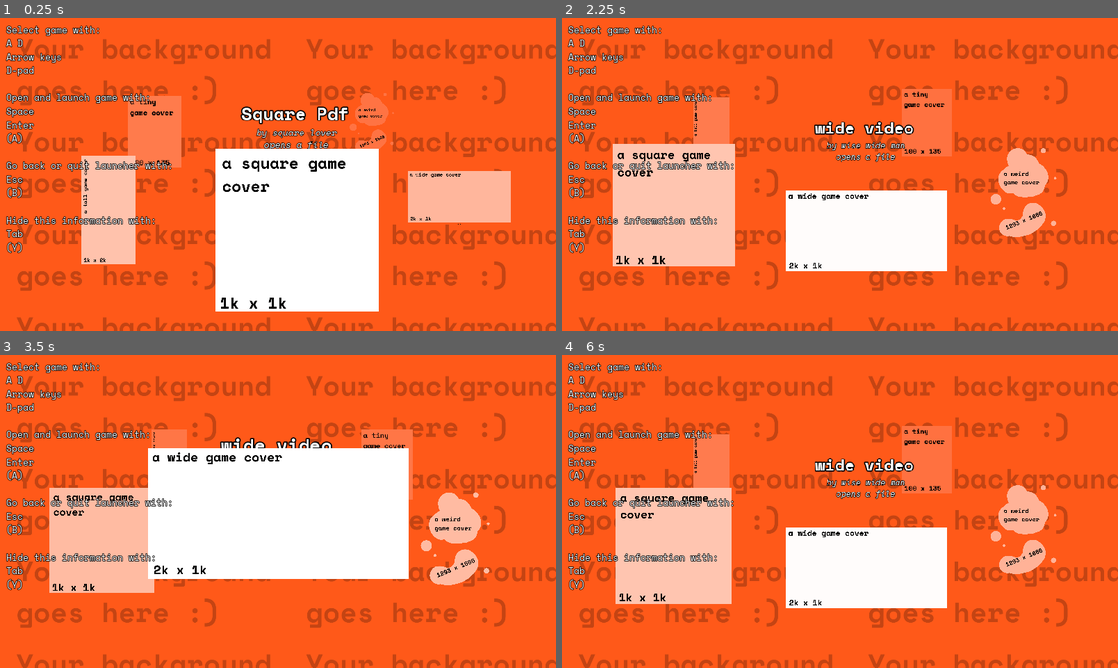
Above: before the commit, frames 1-4 (two rows, left to right).
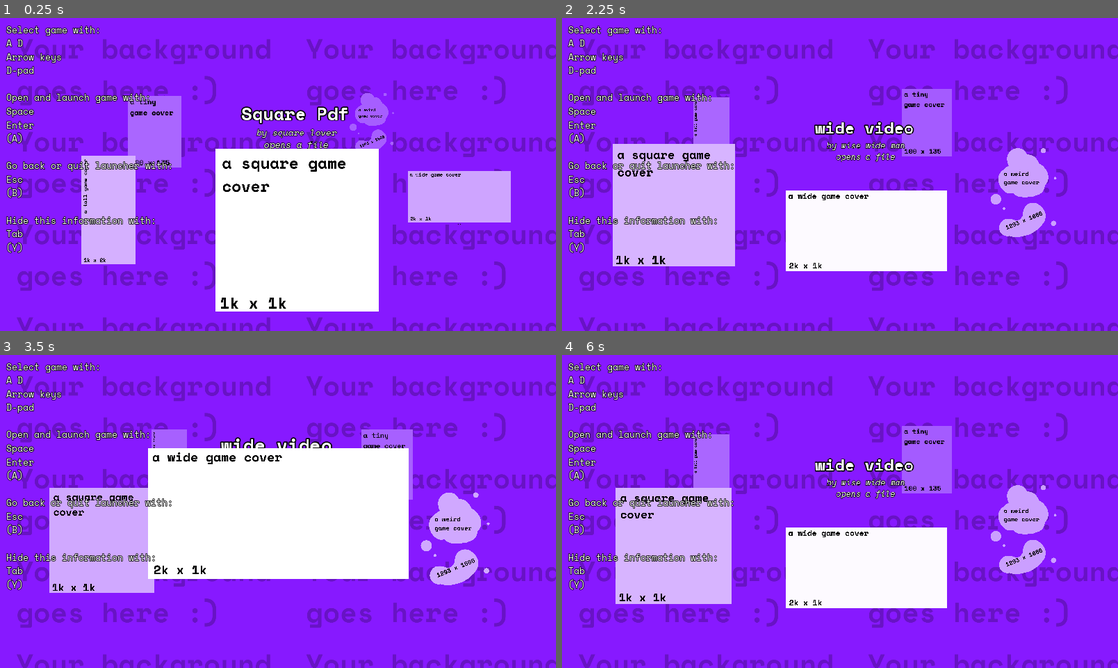
Above: after the commit, the same moments.

Repository: cis-ash/MM-Bundle-Launcher
Game: Godot game, scene res://Elements/Launcher.tscn
The game is run twice, just before and just after one commit, with the same random seed, the same clock (stepped at 60 frames per second) and the same inputs. The engine's default icon, where the game draws it, is replaced by a stand-in: a white triangle on a blue panel in a dark square.
Inputs:
- Up to frame 1 (0.25 s): no input
- Up to frame 2 (2.25 s): tap Enter (ui_accept) at 0.5, 0.77, 1.52 s; hold Right (ui_right) 0.53-1.28 s; hold Left (ui_left) 1.28-2.03 s; hold Right (ui_right) from 2.03 s (still down)
- Up to frame 3 (3.5 s): keep holding Right (ui_right); tap Enter (ui_accept) at 3.02 s
- Up to frame 4 (6 s): release Right (ui_right) at 3.53 s; hold Left (ui_left) 3.53-5.78 s; tap Enter (ui_accept) at 3.77, 4.52, 5.75 s; hold Right (ui_right) from 5.78 s (still down)

The runs differ from the first frame. In frame 1, 83% of the frame differs, in the area x 0-100%, y 0-100%; in frame 2, 90%; in frame 3, 78%; in frame 4, 90%.

Commit message:
change background color to be less painful

Diff:
--- a/Launcher Source/Elements/Launcher.tscn
+++ b/Launcher Source/Elements/Launcher.tscn
@@ -60,7 +60,7 @@
 margin_top = -990.695
 margin_right = 4730.23
 margin_bottom = 2524.31
-color = Color( 1, 0.34902, 0.0980392, 1 )
+color = Color( 0.529412, 0.0980392, 1, 1 )
 __meta__ = {
 "_edit_use_anchors_": false
 }
@@ -80,8 +80,8 @@
 max_scale = 1.0
 move_sound = NodePath("../Move")
 exit_popup = NodePath("../Exit Popup")
-far_tint = Color( 1, 0.462745, 0.25098, 1 )
-unselected_tint = Color( 1, 0.898039, 0.858824, 1 )
+far_tint = Color( 0.686275, 0.396078, 1, 1 )
+unselected_tint = Color( 0.913725, 0.831373, 1, 1 )
 
 [node name="Game1" parent="Carousel" instance=ExtResource( 1 )]
 game_name = "Square Pdf"
